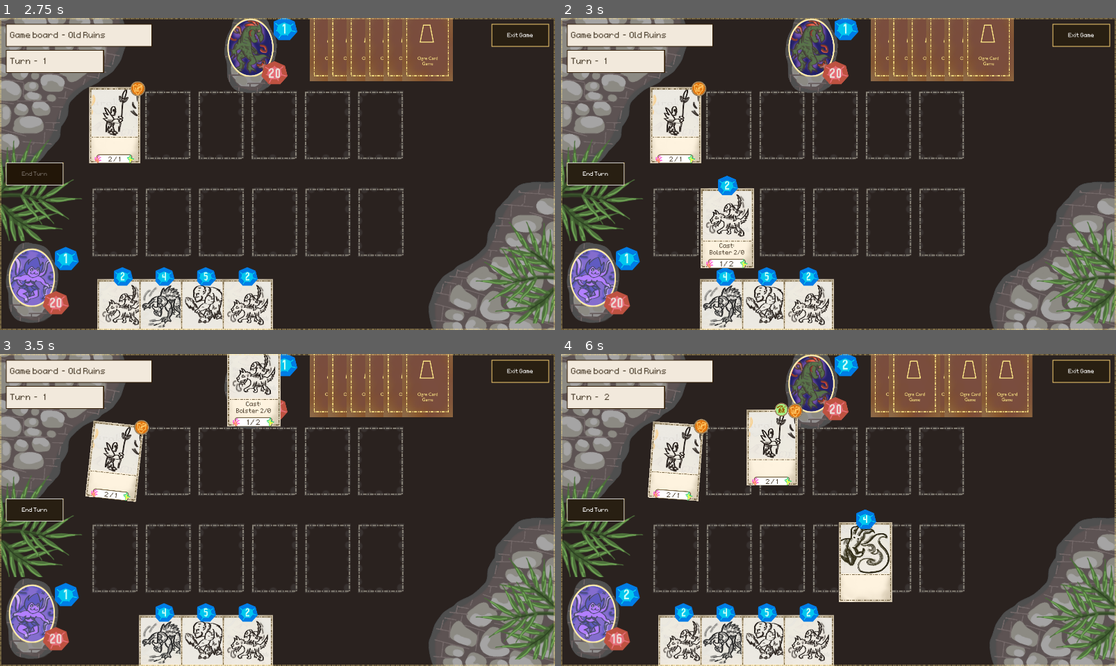
Above: before the commit, frames 1-4 (two rows, left to right).
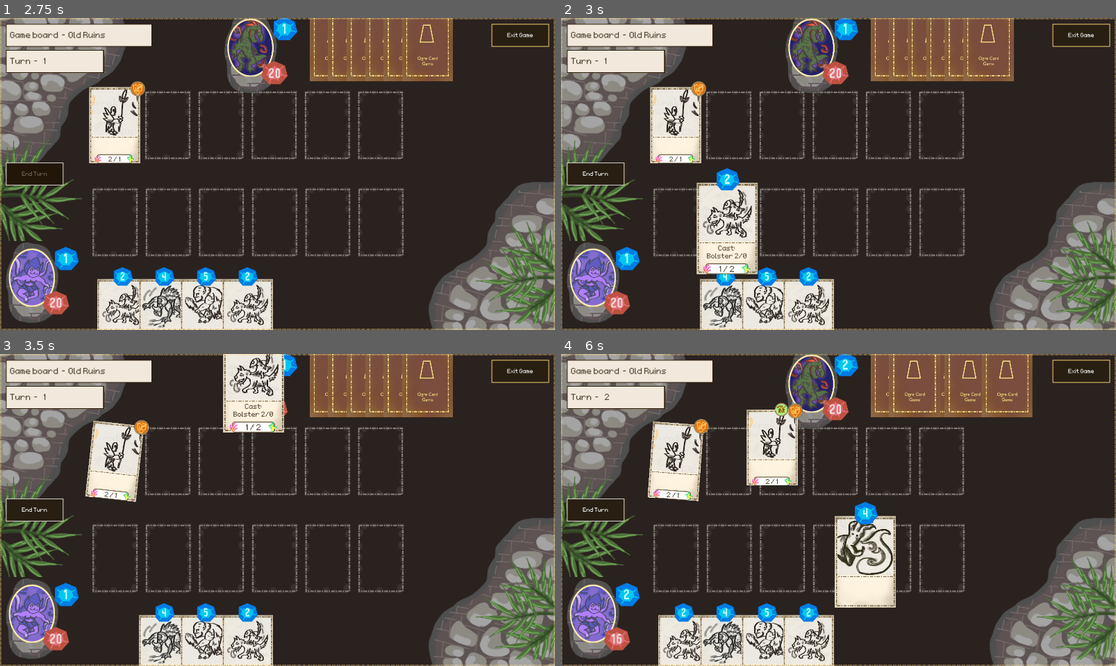
Above: after the commit, the same moments.

Repository: OttoElomaa/Godot-4-Ogre-Card-Game
Game: Godot game, scene res://GameScenes/main.tscn
Two runs of this game, one before a commit and one after it. Both use one fixed random seed, a clock stepped at 60 frames per second and the inputs below.
Inputs (mouse positions are in pixels of both pictures, inside the frame that each line leads up to):
- Up to frame 1 (2.75 s): click (33, 174) at 0.5 s; click (33, 174) at 1.25 s; click (33, 174) at 2 s
- Up to frame 2 (3 s): drag from (683, 317) to (816, 49) at 2.77 s
- Up to frame 3 (3.5 s): no input
- Up to frame 4 (6 s): drag from (727, 653) to (816, 385) at 3.52 s; move the mouse to (766, 653) at 4.27 s; click (766, 653) at 4.42 s; drag from (810, 653) to (894, 378) at 5.02 s; tap Enter at 5.75 s; drag from (849, 653) to (894, 378) at 5.77 s

Frame 1 is identical in both runs. In frame 2, 2.1% of the frame differs, in the area x 24-36%, y 48-83%; in frame 3, 1.6%; in frame 4, 2.0%.

Commit message:
Small - CardsManager: Fixed physicsProcess and toggleCardHighlight so cards act cool on hover

Diff:
--- a/GameScenes/cards_manager.gd
+++ b/GameScenes/cards_manager.gd
@@ -5,6 +5,9 @@
 var COLLISION_MASK_CARD_SLOT := 2
 
 var STARTING_HAND_SIZE := 4
+
+var CARD_NORMAL_SCALE := Vector2(1,1)
+var CARD_HIGHLIGHTED_SCALE := Vector2(1.2, 1.2)
 
 @onready var CardOgre: PackedScene = preload("res://Cards/Creatures/Cr-Ogre.tscn")
 @onready var CardPikeman: PackedScene = preload("res://Cards/Creatures/Cr-Pikeman.tscn")
@@ -98,11 +101,8 @@
 	#### HIGHLIGHT A CARD ON HOVER -> Not when mouse over a stack of cards
 	if currentHoveredCards.size() == 1:
 		var card = currentHoveredCards[0]
-		if not MyTools.checkNodeValidity(card):
-			return
-		#if card == checkMouseOverCard():
-		card.scale = Vector2(1.05, 1.05)
-		card.z_index = 2
+		toggleCardHighlight(card, true)
+
 
 
 func _input(e: InputEvent) -> void:
@@ -221,17 +221,20 @@
 
 
 func toggleCardHighlight(card:Card, toHighlight:bool):
+	if not MyTools.checkNodeValidity(card):
+		return
+
 	if toHighlight:
-		currentHoveredCards.append(card)
+		if not card in currentHoveredCards:
+			currentHoveredCards.append(card)
 	else:
 		currentHoveredCards.erase(card)
-		card.scale = Vector2(1, 1)
+		card.scale = CARD_NORMAL_SCALE
 		card.z_index = 1
 
 	if toHighlight:
-		if currentHoveredCards.size() == 1:
-			card.scale = Vector2(1.05, 1.05)
-			card.z_index = 2
+		card.scale = CARD_HIGHLIGHTED_SCALE
+		card.z_index = 2
 
 
 
